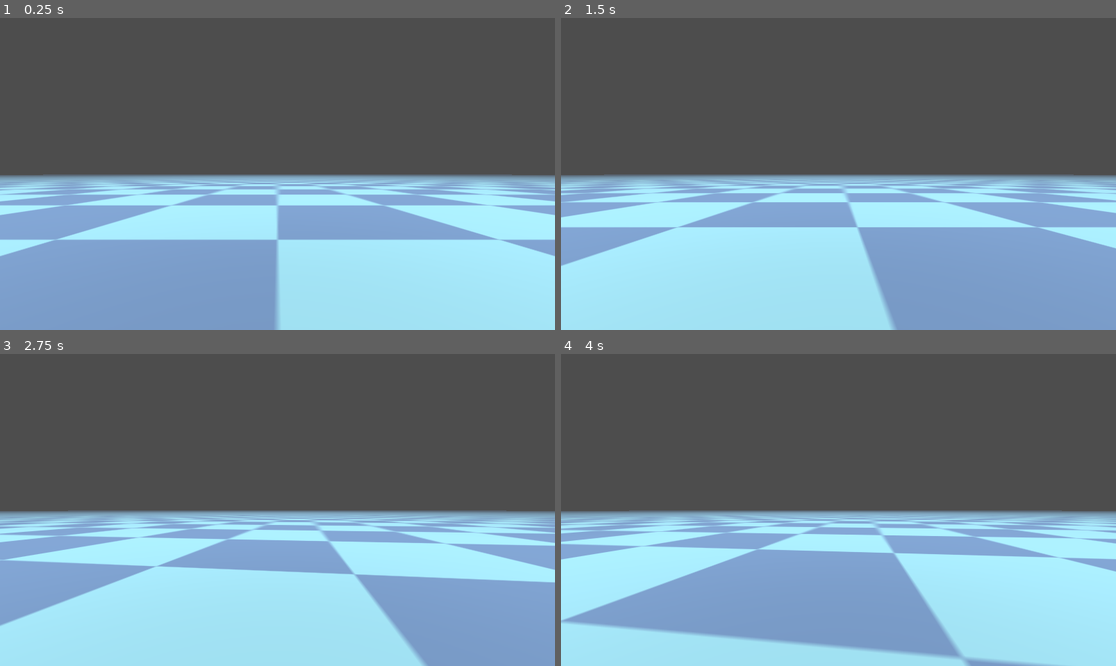
Above: before the commit, frames 1-4 (two rows, left to right).
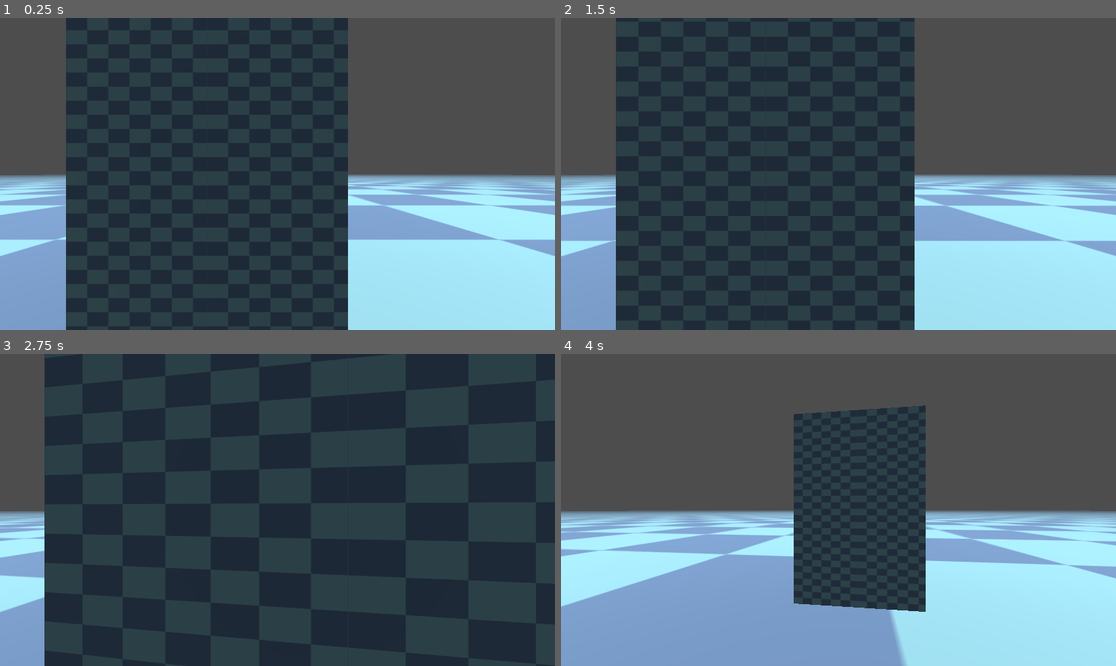
Above: after the commit, the same moments.

Repository: vitorreao/crypt_raider
Game: Godot game, scene res://levels/controller_test.tscn
Same seed, same stepped clock (60 frames per second), same inputs: the game is played once before the commit and once after it.
Inputs:
- Up to frame 1 (0.25 s): no input
- Up to frame 2 (1.5 s): tap Enter at 0.5 s; hold W (move_forwards) 0.53-1.28 s; tap A (look_left) at 0.6 s; hold S (move_backwards) from 1.28 s (still down); tap D (look_right) at 1.35 s
- Up to frame 3 (2.75 s): release S (move_backwards) at 2.03 s; hold W (move_forwards) from 2.03 s (still down); tap A (look_left) at 2.1 s
- Up to frame 4 (4 s): tap D (look_right) at 2.85 s; release W (move_forwards) at 3.53 s; hold S (move_backwards) from 3.53 s (still down); tap A (look_left) at 3.6 s

The runs differ from the first frame. In frame 1, 51% of the frame differs, in the area x 11-63%, y 0-100%; in frame 2, 72%; in frame 3, 95%, in the area x 0-100%, y 0-100%; in frame 4, 27%.

Commit message:
Add enemy targeting

Diff:
--- /dev/null
+++ b/enemy/enemy.gd
@@ -0,0 +1,32 @@
+extends CharacterBody3D
+
+@export var player: CharacterBody3D
+@export var maximum_distance_to_detect: float = 75.0
+@export var field_of_view: float = 75
+
+@onready var _ray_cast: RayCast3D = $RayCast3D
+
+var _enemy_to_player: Vector3
+
+func _ready():
+	assert(player != null)
+
+func _process(delta):
+	_enemy_to_player = player.global_position - global_position
+	_check_player_visibility()
+
+func _check_player_visibility():
+	if _enemy_to_player.length() < maximum_distance_to_detect:
+		var u = _enemy_to_player.normalized() * -1
+		var v = global_transform.basis.z
+		var cos = u.dot(v) / (u.length() * v.length())
+		var angle = acos(cos)
+		if angle < field_of_view:
+			_ray_cast.target_position = to_local(player.global_position)
+
+func _physics_process(delta):
+	_ray_cast.force_raycast_update()
+	if _ray_cast.is_colliding() and _ray_cast.get_collider() == player:
+		print("TARGET LOCKED")
+	else:
+		print("TARGET NOT LOCKED")
--- a/enemy/enemy.tscn
+++ b/enemy/enemy.tscn
@@ -1,4 +1,6 @@
-[gd_scene load_steps=5 format=3 uid="uid://niux5yodwx27"]
+[gd_scene load_steps=6 format=3 uid="uid://niux5yodwx27"]
+
+[ext_resource type="Script" path="res://enemy/enemy.gd" id="1_ov1o5"]
 
 [sub_resource type="CapsuleShape3D" id="CapsuleShape3D_xirtf"]
 
@@ -13,6 +15,7 @@
 [node name="Enemy" type="CharacterBody3D"]
 collision_layer = 2
 collision_mask = 5
+script = ExtResource("1_ov1o5")
 
 [node name="PhysicalCollision" type="CollisionShape3D" parent="."]
 transform = Transform3D(1, 0, 0, 0, 1, 0, 0, 0, 1, 0, 1, 0)
@@ -25,3 +28,9 @@
 [node name="Head" type="MeshInstance3D" parent="."]
 transform = Transform3D(0.521094, 0, 0, 0, 0.0651419, 0, 0, 0, 0.817807, 0, 1.46571, -0.0997109)
 mesh = SubResource("BoxMesh_wnubd")
+
+[node name="RayCast3D" type="RayCast3D" parent="."]
+transform = Transform3D(1, 0, 0, 0, 1, 0, 0, 0, 1, 0, 1.46834, -0.532374)
+target_position = Vector3(0, 0, 0)
+collision_mask = 5
+collide_with_areas = true
--- a/levels/controller_test.tscn
+++ b/levels/controller_test.tscn
@@ -1,7 +1,9 @@
-[gd_scene load_steps=7 format=3 uid="uid://cl66a70fgy231"]
+[gd_scene load_steps=9 format=3 uid="uid://cl66a70fgy231"]
 
 [ext_resource type="Texture2D" uid="uid://bhmeocu52jcmy" path="res://levels/test_ground_texture.png" id="1_swwbl"]
 [ext_resource type="PackedScene" uid="uid://dgdfsjb8uv61v" path="res://controller/player.tscn" id="2_kmocb"]
+[ext_resource type="PackedScene" uid="uid://niux5yodwx27" path="res://enemy/enemy.tscn" id="3_cuek1"]
+[ext_resource type="PackedScene" uid="uid://wcr1vkivbmk" path="res://props/test/box.tscn" id="4_actj2"]
 
 [sub_resource type="StandardMaterial3D" id="StandardMaterial3D_5hxbr"]
 albedo_texture = ExtResource("1_swwbl")
@@ -41,3 +43,25 @@
 
 [node name="DirectionalLight3D" type="DirectionalLight3D" parent="."]
 transform = Transform3D(1, 0, 0, 0, -4.37114e-08, 1, 0, -1, -4.37114e-08, 0, 12.7359, 0)
+
+[node name="Enemy" parent="." node_paths=PackedStringArray("player") instance=ExtResource("3_cuek1")]
+transform = Transform3D(-0.859522, 0, -0.511098, 0, 1, 0, 0.511098, 0, -0.859522, 0, 0, -12.4089)
+player = NodePath("../Player")
+
+[node name="Box" parent="." instance=ExtResource("4_actj2")]
+transform = Transform3D(1, 0, 0, 0, 1, 0, 0, 0, 1, 0, 0, -2.36069)
+
+[node name="Box4" parent="." instance=ExtResource("4_actj2")]
+transform = Transform3D(1, 0, 0, 0, 1, 0, 0, 0, 1, -1, 0, -2.361)
+
+[node name="Box5" parent="." instance=ExtResource("4_actj2")]
+transform = Transform3D(1, 0, 0, 0, 1, 0, 0, 0, 1, -1, 1, -2.361)
+
+[node name="Box6" parent="." instance=ExtResource("4_actj2")]
+transform = Transform3D(1, 0, 0, 0, 1, 0, 0, 0, 1, -1, 2, -2.361)
+
+[node name="Box2" parent="." instance=ExtResource("4_actj2")]
+transform = Transform3D(1, 0, 0, 0, 1, 0, 0, 0, 1, 0, 1, -2.361)
+
+[node name="Box3" parent="." instance=ExtResource("4_actj2")]
+transform = Transform3D(1, 0, 0, 0, 1, 0, 0, 0, 1, 0, 2, -2.361)
--- /dev/null
+++ b/props/test/box.tscn
@@ -0,0 +1,24 @@
+[gd_scene load_steps=5 format=3 uid="uid://wcr1vkivbmk"]
+
+[ext_resource type="Texture2D" uid="uid://bhmeocu52jcmy" path="res://levels/test_ground_texture.png" id="1_f3b35"]
+
+[sub_resource type="BoxShape3D" id="BoxShape3D_n2wk4"]
+
+[sub_resource type="StandardMaterial3D" id="StandardMaterial3D_m7x0i"]
+albedo_texture = ExtResource("1_f3b35")
+uv1_scale = Vector3(10, 10, 10)
+
+[sub_resource type="BoxMesh" id="BoxMesh_jk15i"]
+material = SubResource("StandardMaterial3D_m7x0i")
+
+[node name="Box" type="StaticBody3D"]
+collision_layer = 4
+collision_mask = 3
+
+[node name="CollisionShape3D" type="CollisionShape3D" parent="."]
+transform = Transform3D(1, 0, 0, 0, 1, 0, 0, 0, 1, 0, 0.5, 0)
+shape = SubResource("BoxShape3D_n2wk4")
+
+[node name="MeshInstance3D" type="MeshInstance3D" parent="."]
+transform = Transform3D(1, 0, 0, 0, 1, 0, 0, 0, 1, 0, 0.5, 0)
+mesh = SubResource("BoxMesh_jk15i")
